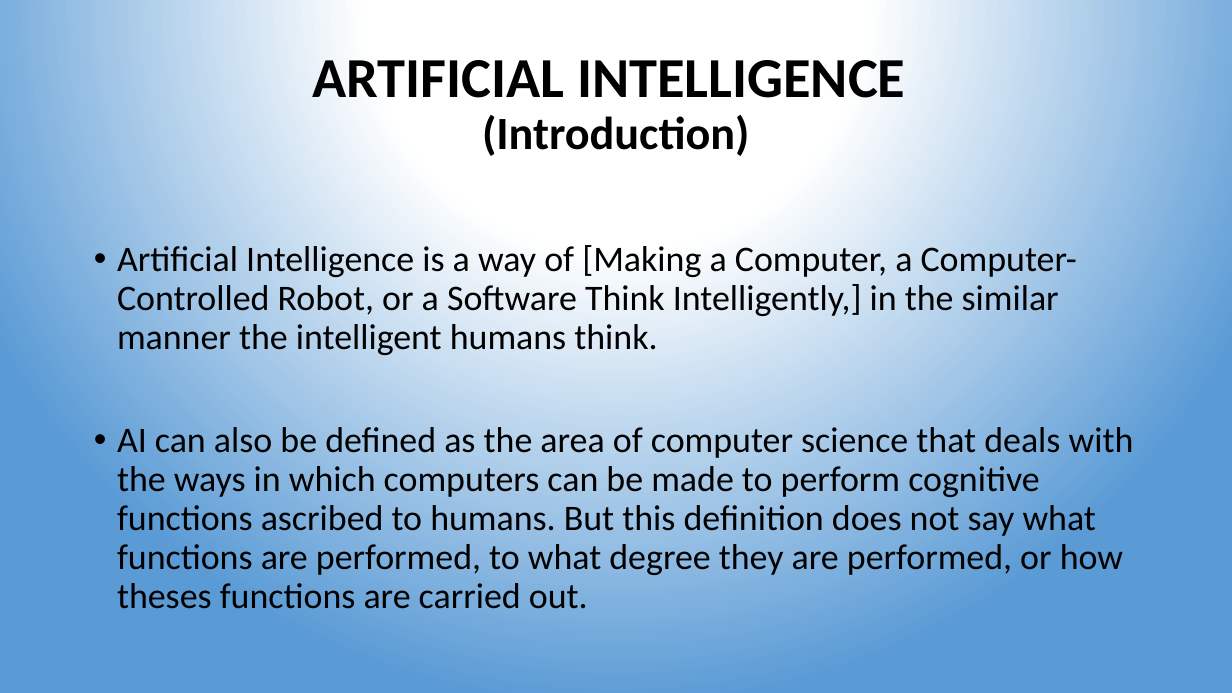
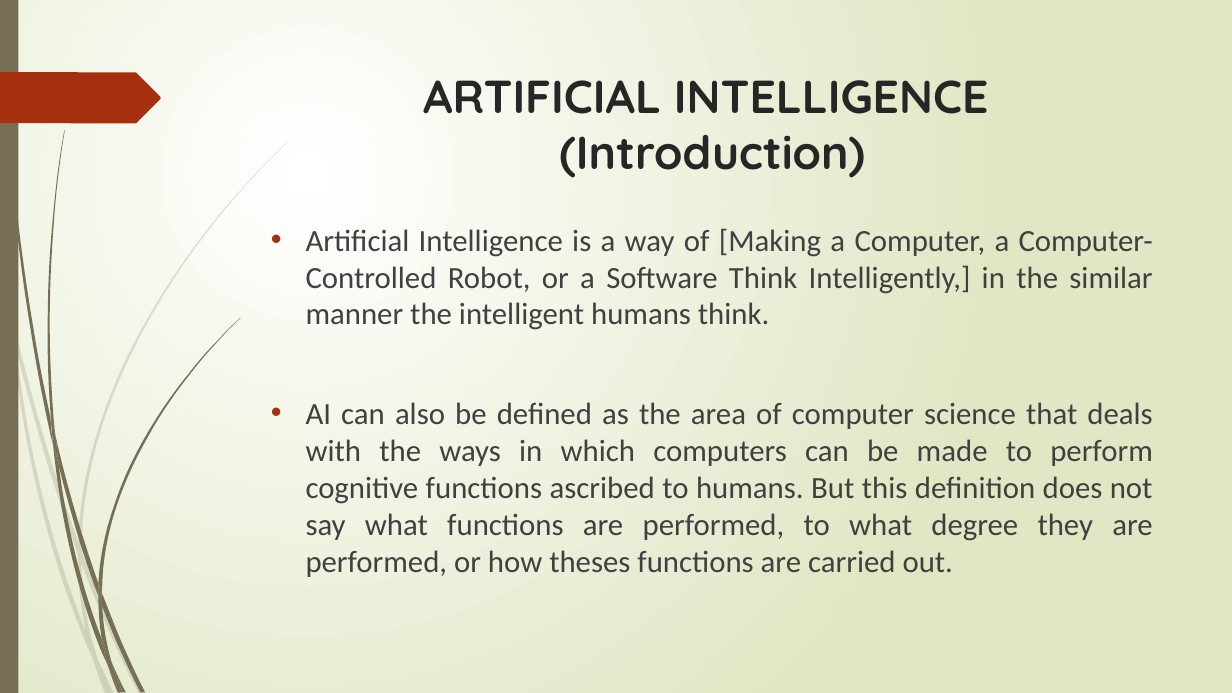
Before and after one commit to lalitgiri/Angular_Practice_Program, a slide deck: slide 3 of Ecommerce-Project/report data/colloquium.pptx. Drawn at 1232x693 pixels with LibreOffice and Linux fonts; fonts in the diff are those of the drawing. Boxes give left, top, right and bottom in pixels: in the first picture for what was removed or moved away, otherwise in the second. Text is boxed around its words. In the diff, an @@ line names an element or a change of style, - is before the commit and + after.

```diff
--- a/Ecommerce-Project/report data/colloquium.pptx
+++ b/Ecommerce-Project/report data/colloquium.pptx
@@ background gradient #FFFFFF to #5B9BD5 to gradient #FFFFFF to #DFE8C4 @@
@@ rectangle added at bbox=[0, 0, 18, 693], fill #766F54 @@
@@ freeform shape added at bbox=[0, 72, 161, 123], fill #A53010 @@
@@ title "ARTIFICIAL INTELLIGENCE (Introduction)": place and size @@
-title "ARTIFICIAL INTELLIGENCE (Introduction)" at bbox=[312, 60, 905, 156]
+title "ARTIFICIAL INTELLIGENCE (Introduction)" at bbox=[423, 80, 989, 178]
@@ title "ARTIFICIAL INTELLIGENCE (Introduction)" at bbox=[423, 80, 989, 178]: size 44 to 36 pt in "ARTIFICIAL INTELLIGENCE"; font Calibri to Quicksand, text colour #000000 to #262626; line spacing 0.9 to 1; vertical alignment middle to top @@
@@ text "Artificial Intelligence is a way ...": place and size @@
-text "Artificial Intelligence is a way ..." at bbox=[117, 245, 1134, 609]
+text "Artificial Intelligence is a way ..." at bbox=[306, 228, 1153, 577]
@@ text "Artificial Intelligence is a way ..." at bbox=[306, 228, 1153, 577]: size 28 to 24 pt, text colour #000000 to #404040; alignment left to justified; indent changed; line spacing 0.9 to 1 @@
@@ group added at bbox=[0, 141, 288, 693]: 10 freeform shapes @@
@@ group added at bbox=[3, 0, 240, 693]: 12 freeform shapes @@
```
Also in this commit, not shown: 28 other slides changed, 23 other files.
